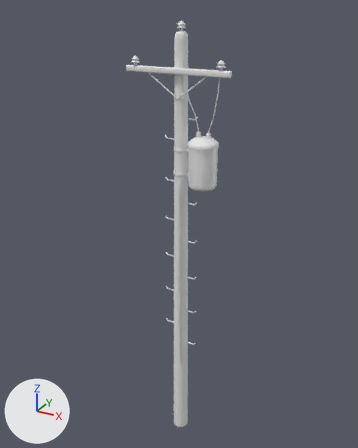
One commit to the FBX model Assets/_Game/Art/Models/Street/UtilityPole.fbx: the scene before it, then after it.
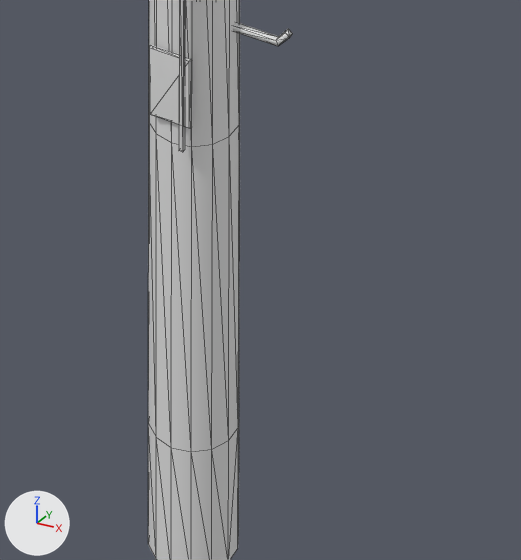
Old and new are each drawn whole from a 50 mm camera at (4.45, -8.17, 9.4) aimed at (-0.17, 0.22, 5.21) and again close up on the part from 42% to 65% of the width and 75% to 95% of the height. Lighting does not change. The marker at lower left points along +X, +Y and +Z. The last two pictures show the newer version. The close-ups show mesh edges as thin lines.

Objects in the first close-up: 'UtilityPole'.
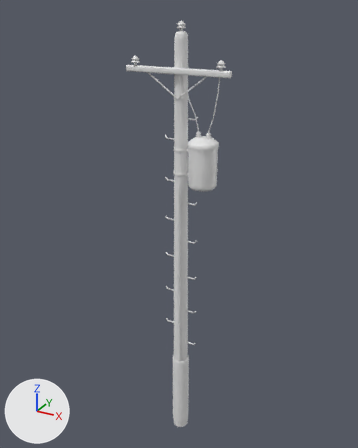
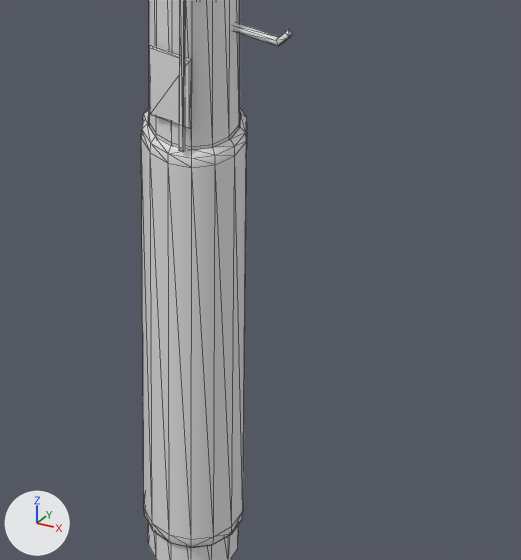
What differs and where, as boxes [x1, y1, x2, y2] in the close-ups (521 x 560 px):
'UtilityPole', reshaped
    before: [148, 0, 293, 560]
    after: [141, 0, 293, 560]
part 1 of me_utilitypole, added
    after: [141, 108, 247, 548]

The change, as a list of edits to the scene's bpy script:
```text
Change me_utilitypole:
    used by ob_utilitypole; location = (0.0, 0.0, 0.0)
    remove me_utilitypole.from_pydata(...)  # 1152 vertices, 2042 faces; spans x -1.05..1.05, y -0.3..0.3, z 0.0..9.17
    add me_utilitypole.from_pydata(...)  # 1236 vertices, 2182 faces; spans x -1.05..1.05, y -0.3..0.3, z 0.0..9.17
    me_utilitypole part 1: a new loose piece of 84 vertices spanning x -0.19..0.19, y -0.19..0.19, z 0.13..1.99, in mat_street (white #e7e7e7)
```
